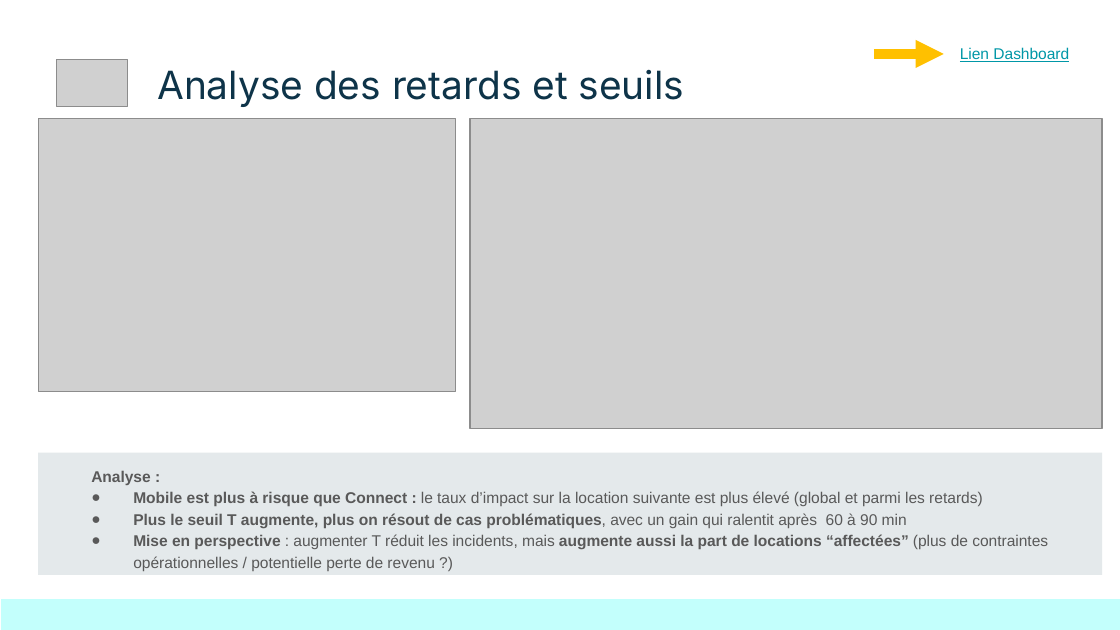
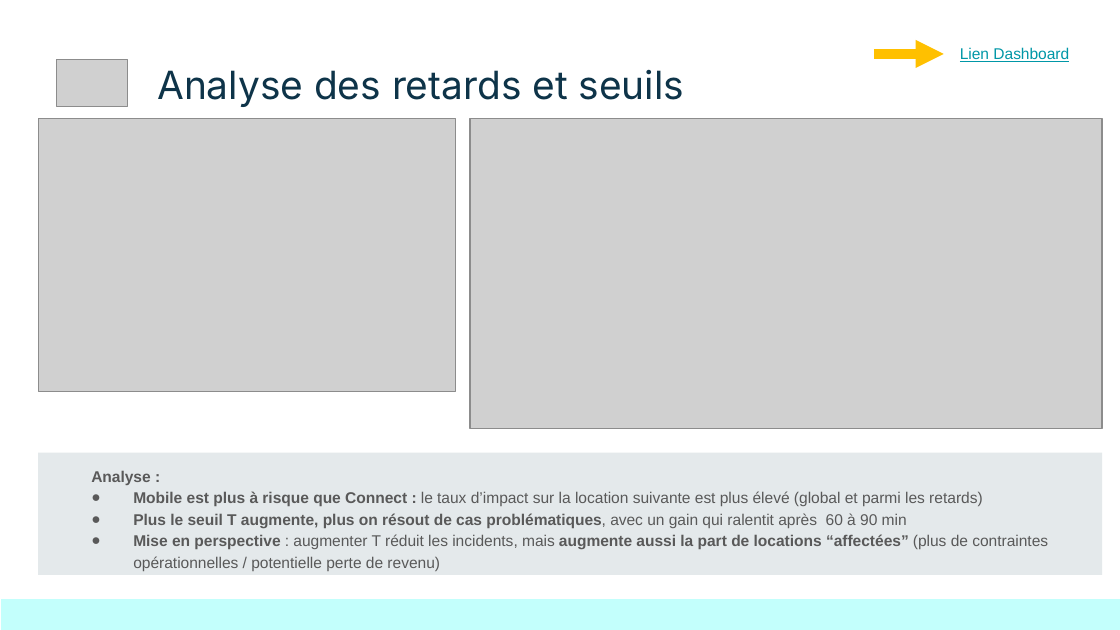
Before and after one commit to jyvuillequez/Bloc_05_Projet_Getaround, a slide deck: slide 6 of présentation/Bloc_05_Projet_Getaround.pptx. Drawn at 1120x630 pixels with LibreOffice and Linux fonts; fonts in the diff are those of the drawing; grey boxes stand for pictures. Boxes give left, top, right and bottom in pixels: in the first picture for what was removed or moved away, otherwise in the second. Text is boxed around its words. In the diff, an @@ line names an element or a change of style, - is before the commit and + after.

Commit message:
MAJ présentation

```diff
--- a/présentation/Bloc_05_Projet_Getaround.pptx
+++ b/présentation/Bloc_05_Projet_Getaround.pptx
@@ text at [133,534,1048,571]: text changed @@
-● Mise en perspective : augmenter T réduit les incidents, mais augmente aussi la part de locations “affectées” (plus de contraintes opérationnelles / potentielle perte de revenu ?)
+● Mise en perspective : augmenter T réduit les incidents, mais augmente aussi la part de locations “affectées” (plus de contraintes opérationnelles / potentielle perte de revenu)
```
Also in this commit, not shown: 1 other file.
